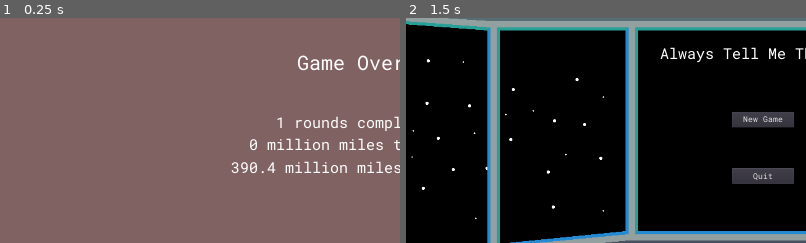
Above: before the commit, frames 1-2 (left to right).
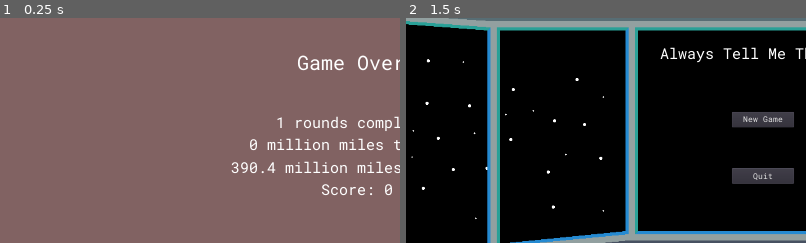
Above: after the commit, the same moments.

Repository: cparlette/alwaystellmetheodds
Game: Godot game, scene res://GameOver.tscn
The game is run twice, just before and just after one commit, with the same random seed, the same clock (stepped at 60 frames per second) and the same inputs. This scene is started directly instead of the project's main scene.
Inputs:
- Up to frame 1 (0.25 s): no input
- Up to frame 2 (1.5 s): tap Enter at 0.5 s; click "Main Menu" at 1.25 s
The pictures show only the part of the screen within x 5-55%, y 0-50%; the shares and areas given below are measured in that part.

The runs differ from the first frame. In frame 1, 0.3% of the frame differs, in the area x 80-98%, y 73-79%; in frame 2, nothing differs.

Commit message:
Generate a score and show it on the game over screen

Diff:
--- a/Game.gd
+++ b/Game.gd
@@ -100,6 +100,15 @@
 
 
 func gameOver():
+	# Generate a score
+	var newScore = globals.distanceTraveled
+	for module in $Modules.get_children():
+		newScore += module.health
+	for person in $Crew.get_children():
+		for XPlevel in person.level:
+			newScore += (XPlevel * person.level[XPlevel])
+	globals.score = newScore
+	# Switch to the game over scene
 	get_tree().change_scene("GameOver.tscn")
 
 
--- a/GameOver.gd
+++ b/GameOver.gd
@@ -12,7 +12,8 @@
 		# lose
 		$Background.color = Color("826363")
 		newText += str(globals.distanceTraveled) +  " million miles traveled\n"
-		newText += str(globals.destinationMoon['distance'] - globals.distanceTraveled) + " million miles remained"
+		newText += str(globals.destinationMoon['distance'] - globals.distanceTraveled) + " million miles remained\n"
+	newText += "Score: " + str(globals.score)
 	$ScoreText.text = newText
 
 func _input(event):
--- a/globals.gd
+++ b/globals.gd
@@ -42,6 +42,7 @@
 
 var roundNumber = 1
 var distanceTraveled = 0
+var score = 0
 var destinationMoon = {"name": "Ganymede", "distance": 390.4, "difficulty":"Medium", "moonID":0}
 var additionalOutputText = ""
 
@@ -54,6 +55,7 @@
 	roundNumber = 1
 	distanceTraveled = 0
 	additionalOutputText = ""
+	score = 0
 
 
 var randomEvents = {
